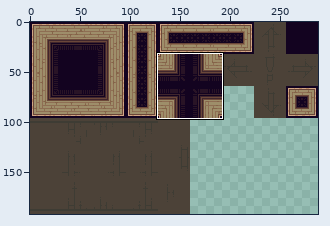
Two versions of one sprite sheet, Graphics/tileset3.png. The first picture is a wide view before the edit; the outline marks the close-up.
Close-up. Earlier state:
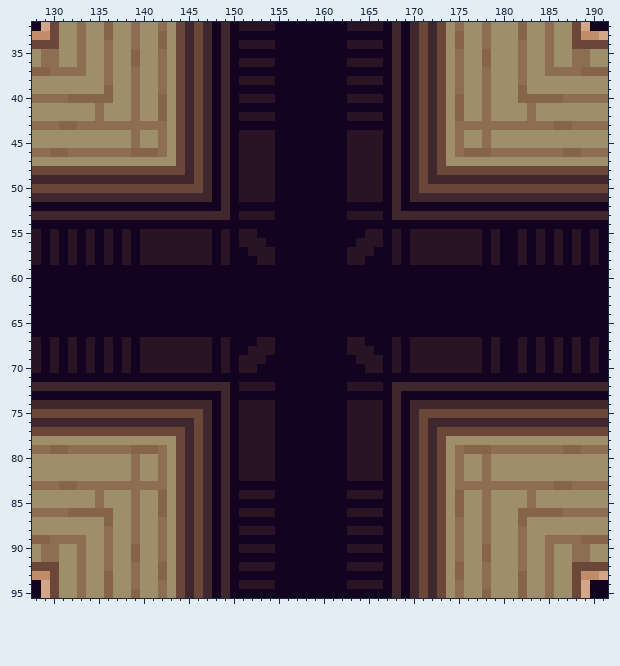
The file is 288x192 pixels. Shown: x 128..191, y 32..95.
The result:
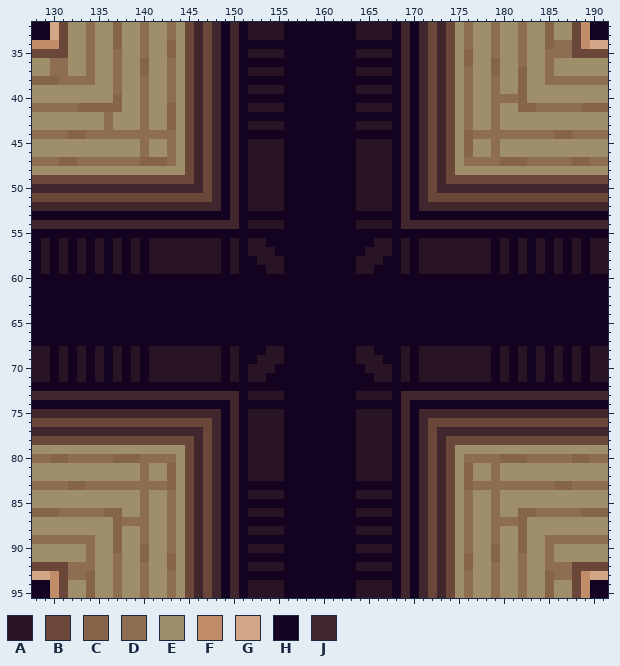
Palette (. is transparent): A #291426  B #6b4739  C #856449  D #8e6e53  E #9e8e6a  F #c08d68  G #d2a686  H #130320  J #40262d
Change:
Changed rows in their new state; - is an unchanged pixel.
first column x 128:
32 -HGB-ED-EC-ED-EDEBJBJHJH---A-------H---AHJHJBJBED-ED--D--C---F--
33 HHGB-ED-EC-ED-EDEBJBJHJ-AAAA--------AAAAHJHJBJBED-ED--D--C----HH
34 FFFB-ED-EC-ED-ECEBJBJHJHHHH--------HHHH-HJHJBJBED-ED-----CDD-FGG
35 BBBB-ED-ED-ED-ECEBJBJHJ-AAAA--------AAAAHJHJBJBEC-ED------DDBBBB
36 -E-D-ED-ED-EC-EDEBJBJHJHHHH--------HHHH-HJHJBJBEC-EC--------EE--
37 EE--EED-ED-EC-EDEBJBJHJ-AAAA--------AAAAHJHJBJBED-EC--C---EEEEEE
38 CCCDDDD-ED-ED-EDEBJBJHJHHHH--------HHHH-HJHJBJBED-ED--C--DDDDDDD
39 --------ED-ED-EDEBJBJHJ-AAAA--------AAAAHJHJBJBED-ED------------
40 EEEEEEEEEC-ED-EDEBJBJHJHHHH--------HHHH-HJHJBJBED-EDDD-EEEEEEEEE
41 DDDDDCCCCC-ED-ECEBJBJHJ-AAAA--------AAAAHJHJBJBED-ED--CCDDDDDCCC
42 -------ED--ED-ECEBJBJHJHHHH--------HHHH-HJHJBJBED-ED---E--------
43 EEEEEEEE-EEE-EECEBJBJHJ-AAAA--------AAAAHJHJBJBE-EE-EEEEEEEEEEEE
44 DDDDCCDDDDD-DD-DEBJBJHJHHHH--------HHHH-HJHJBJBECD-DDDDDDDCCDDDD
45 -----------ED-EDEBJBJHJH---A-------H---AHJHJBJBEC-ED------------
46 EEEEEEEEEEEEDEEDEBJBJHJH---A-------H---AHJHJBJBE-EE-EEEEEEEEEEEE
47 DDDCCDDDDDDDCCCDEBJBJHJH---A-------H---AHJHJBJB-DDDDCCCDDDDDCCDD
48 EEEEEEEEEEEEEEEEEBJBJHJH---A-------H---AHJHJBJ-EEEEEEEEEEEEEEEEE
49 BBBBBBBBBBBBBBBBBBJBJHJH---A-------H---AHJHJB-BBBBBBBBBBBBBBBBBB
50 JJJJJJJJJJJJJJJJJJJBJHJH---A-------H---AHJHJ-JJJJJJJJJJJJJJJJJJJ
51 BBBBBBBBBBBBBBBBBBBBJHJH---A-------H---AHJH-BBBBBBBBBBBBBBBBBBBB
52 JJJJJJJJJJJJJJJJJJJJJHJ-AAAA--------AAAAHJ-JJJJJJJJJJJJJJJJJJJJJ
53 HHHHHHHHHHHHHHHHHHHHHHJHHHH--------HHHH-H-HHHHHHHHHHHHHHHHHHHHHH
54 JJJJJJJJJJJJJJJJJJJJJJJ-AAAA--------AAAA-JJJJJJJJJJJJJJJJJJJJJJJ
55 H-H-H-H-H-H-HHHHHHHH-H-HH------------HH-H-HHHHHHHH-H--H-H-H-H-H-
56 HAHAHAHAHAHAH-------AHAH------------HH-AHAH-------AHA----------A
57 HAHAHAHAHAHAH-------AHA------------HH-AAHAH-------AHA----------A
58 HAHAHAHAHAHAH-------AHA----A-------H-AA-HAH-------AHA----------A
59 -A-A-A-A-A-A-AAAAAAAA-A---AA--------AA---A-AAAAAAAA-A-A-A-A-A-AA
first column x 128:
67 H-H-H-H-H-H-HHHHHHHH-H---HH--------HH---H-HHHHHHHH-H--H-H-H-H-H-
68 -AHAHAHAHAHAH-------AHA-HH-A-------H----HAH-------AHA----------A
69 -AHAHAHAHAHAH-------AHAHH-AA------------HAH-------AHA----------A
70 -AHAHAHAHAHAH-------AHAH-AA------------AHAH-------AHA----------A
71 AA-A-A-A-A-A-AAAAAAAA-A-AA------------AA-A-AAAAAAAA-A-A-A-A-A-AA
72 HHHHHHHHHHHHHHHHHHHHHH-HHHH--------HHHH-HHHHHHHHHHHHHHHHHHHHHHHH
73 JJJJJJJJJJJJJJJJJJJJJ-J-AAAA--------AAAAHJJJJJJJJJJJJJJJJJJJJJJJ
74 HHHHHHHHHHHHHHHHHHHH-HJHHHH--------HHHH-HJHHHHHHHHHHHHHHHHHHHHHH
75 JJJJJJJJJJJJJJJJJJJ-JHJH---A-------H---AHJHJJJJJJJJJJJJJJJJJJJJJ
76 BBBBBBBBBBBBBBBBBB-BJHJH---A-------H---AHJHJBBBBBBBBBBBBBBBBBBBB
77 JJJJJJJJJJJJJJJJJ-JBJHJH---A-------H---AHJHJBJJJJJJJJJJJJJJJJJJJ
78 BBBBBBBBBBBBBBBB-BJBJHJH---A-------H---AHJHJBJBBBBBBBBBBBBBBBBBB
79 EEEEEEEEEEEEEEE-EBJBJHJH---A-------H---AHJHJBJBEEEEEEEEEEEEEEEEE
80 DDCCDDDDDCCCDD-DEBJBJHJH---A-------H---AHJHJBJBEDD-DCCCDDDDDCCDD
81 -----------ED-ECEBJBJHJH---A-------H---AHJHJBJBEC-ED------------
82 -----------ED-ECEBJBJHJH---A-------H---AHJHJBJBEC-ED------------
83 ---D-C---------CEBJBJHJ-----------------HJHJBJBEC---------------
84 -------E---ED-EDEBJBJHJH---A-------H---AHJHJBJBED-ED---E--------
85 -------E---ED-EDEBJBJHJ-----------------HJHJBJBED-ED---E--------
86 CCC-DDDD-C-ED-EDEBJBJHJH---A-------H---AHJHJBJBED-ED----DDD--CCC
87 --------ECD-D-EDEBJBJHJ-----------------HJHJBJBED-EDDD----------
88 --------EC-ED-EDEBJBJHJH---A-------H---AHJHJBJBED-ED--C---------
89 DD----D-EC-ED-EDEBJBJHJ-----------------HJHJBJBED-ED--C------DDD
90 -EE--ED-EC-EC-EDEBJBJHJH---A-------H---AHJHJBJBED-EC--C-----EE--
91 -EE--ED-ED-EC-ECEBJBJHJ-----------------HJHJBJBEC-EC--------EE--
92 ---BD-D-ED-ED-ECEBJBJHJH---A-------H---AHJHJBJBEC-ED------DD----
93 GGFBD-C-ED-ED-EDEBJBJHJ-----------------HJHJBJBED-ED--D--CDD--G-
94 -HFB-EC-ED-ED-EDEBJBJHJH---A-------H---AHJHJBJBED-ED--D--C---F--
95 -HFB-EC-ED-ED-EDEBJBJHJ-AAAA--------AAAAHJHJBJBED-ED--D--C---F--
Changed places in both close-ups, as pixel boxes (x1, y1, x2, y2):
changed: (32, 22, 284, 274)
changed: (347, 22, 608, 274)
changed: (32, 337, 284, 598)
changed: (347, 337, 608, 598)
